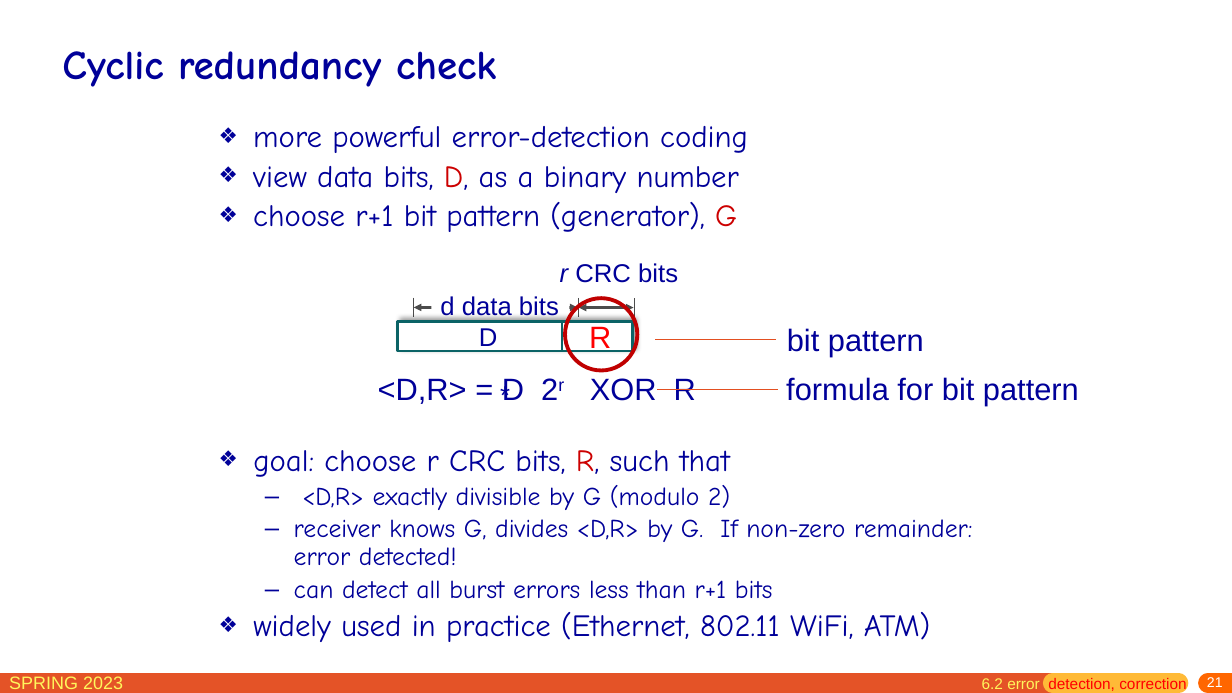
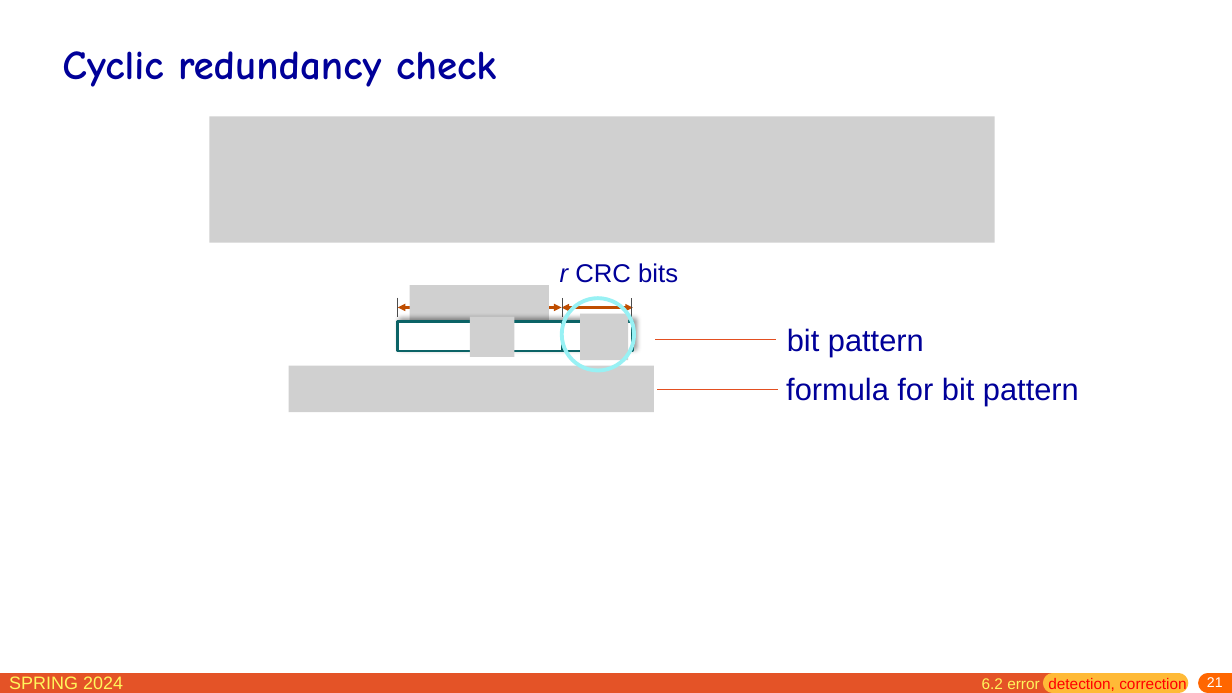
Before and after one commit to network-whu/slides, a slide deck: slide 21 of pptx/chapter6.pptx. Drawn at 1232x693 pixels with LibreOffice and Linux fonts; fonts in the diff are those of the drawing; grey boxes stand for pictures. Boxes give left, top, right and bottom in pixels: in the first picture for what was removed or moved away, otherwise in the second. Text is boxed around its words. In the diff, an @@ line names an element or a change of style, - is before the commit and + after.

```diff
--- a/pptx/chapter6.pptx
+++ b/pptx/chapter6.pptx
@@ picture added at (210, 116, 995, 243) @@
@@ text removed at (253, 126, 748, 232) @@
-❖ more powerful error-detection coding
-❖ view data bits, D, as a binary number
-❖ choose r+1 bit pattern (generator), G
@@ ellipse: place and size @@
-ellipse at (566, 299, 638, 371)
+ellipse at (562, 299, 634, 371)
@@ ellipse at (562, 299, 634, 371): outline #C00000 3 pt to #98F1F4 3 pt @@
@@ 2 lines, 1 double arrow: place and size @@
-2 lines, 1 double arrow at (414, 298, 579, 317)
+2 lines, 1 double arrow at (397, 298, 563, 317)
@@ double arrow (397, 308) - (562, 308): stroke #4C4C4C 1.75 pt to #BF4D00 1.75 pt @@
@@ double arrow moved from (579, 308) - (634, 308) to (562, 308) - (633, 308) @@
@@ double arrow (562, 308) - (633, 308): stroke #4C4C4C 1.75 pt to #BF4D00 1.75 pt @@
@@ group added at (288, 286, 653, 412): 4 pictures @@
@@ group removed at (378, 286, 696, 415): 4 texts, 2 rectangles @@
-d data bits
-D
-R
-<D,R> = D 2r XOR R
-*
@@ text removed at (253, 450, 972, 642) @@
-❖ goal: choose r CRC bits, R, such that
-  – <D,R> exactly divisible by G (modulo 2)
-  – receiver knows G, divides <D,R> by G. If non-zero remainder: error detected!
-  – can detect all burst errors less than r+1 bits
-❖ widely used in practice (Ethernet, 802.11 WiFi, ATM)
@@ text at (9, 676, 123, 689): text changed @@
-SPRING 2023
+SPRING 2024
```
Also in this commit, not shown: 136 other slides changed, 14 slides removed.
